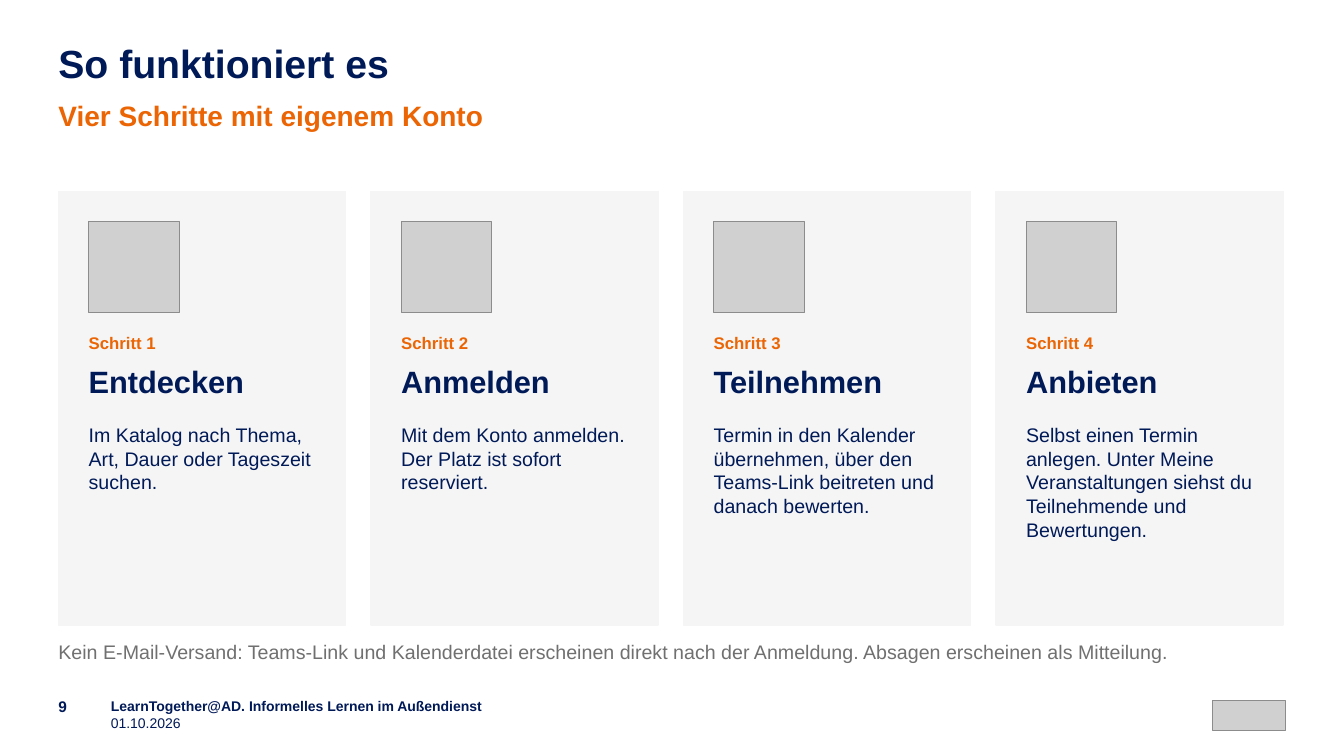
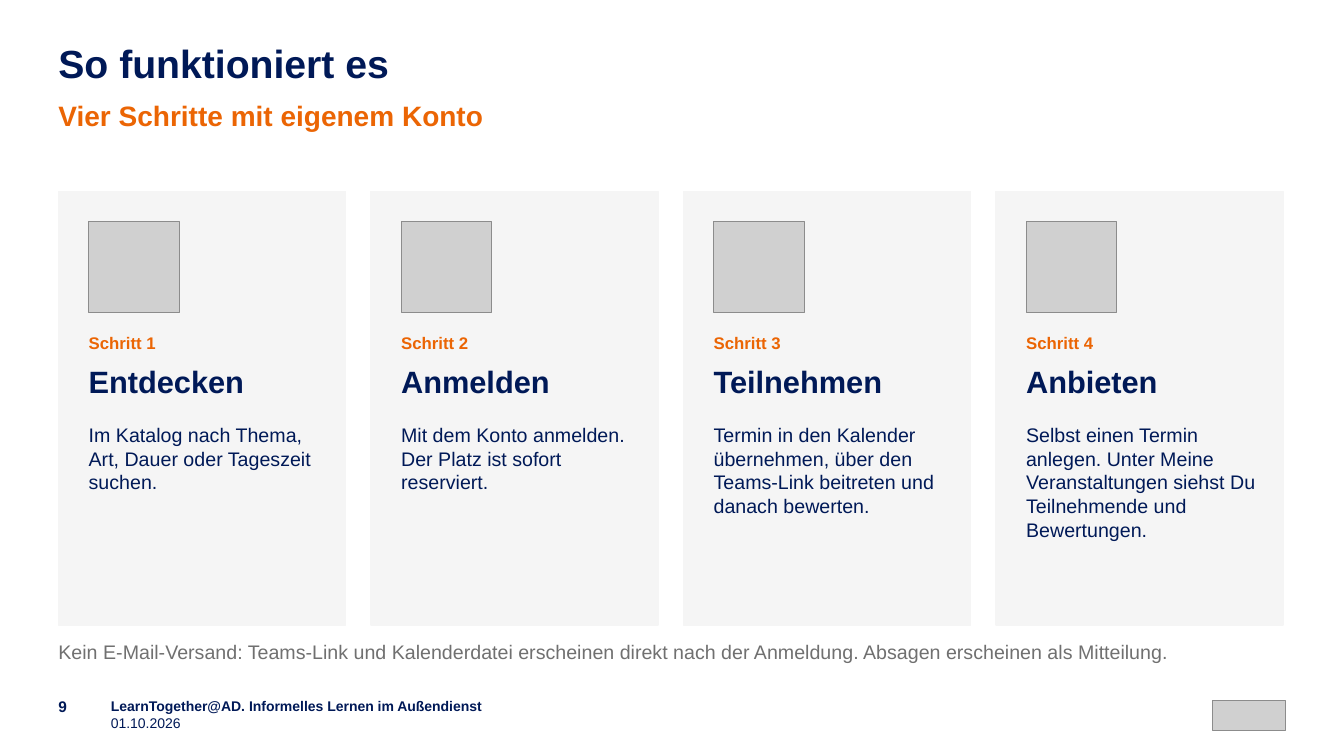
Before and after one commit to emplush/ruv_learntogether, a slide deck: slide 9 of docs/LearnTogether-AD_Praesentation.pptx. Drawn at 1344x756 pixels with LibreOffice and Linux fonts; fonts in the diff are those of the drawing; grey boxes stand for pictures; background and template pictures are left out. Boxes give left, top, right and bottom in pixels: in the first picture for what was removed or moved away, otherwise in the second. Text is boxed around its words. In the diff, an @@ line names an element or a change of style, - is before the commit and + after.

```diff
--- a/docs/LearnTogether-AD_Praesentation.pptx
+++ b/docs/LearnTogether-AD_Praesentation.pptx
@@ text at [1026,427,1255,541]: text changed @@
-Selbst einen Termin anlegen. Unter Meine Veranstaltungen siehst du Teilnehmende und Bewertungen.
+Selbst einen Termin anlegen. Unter Meine Veranstaltungen siehst Du Teilnehmende und Bewertungen.
```
Also in this commit, not shown: 42 other files.
